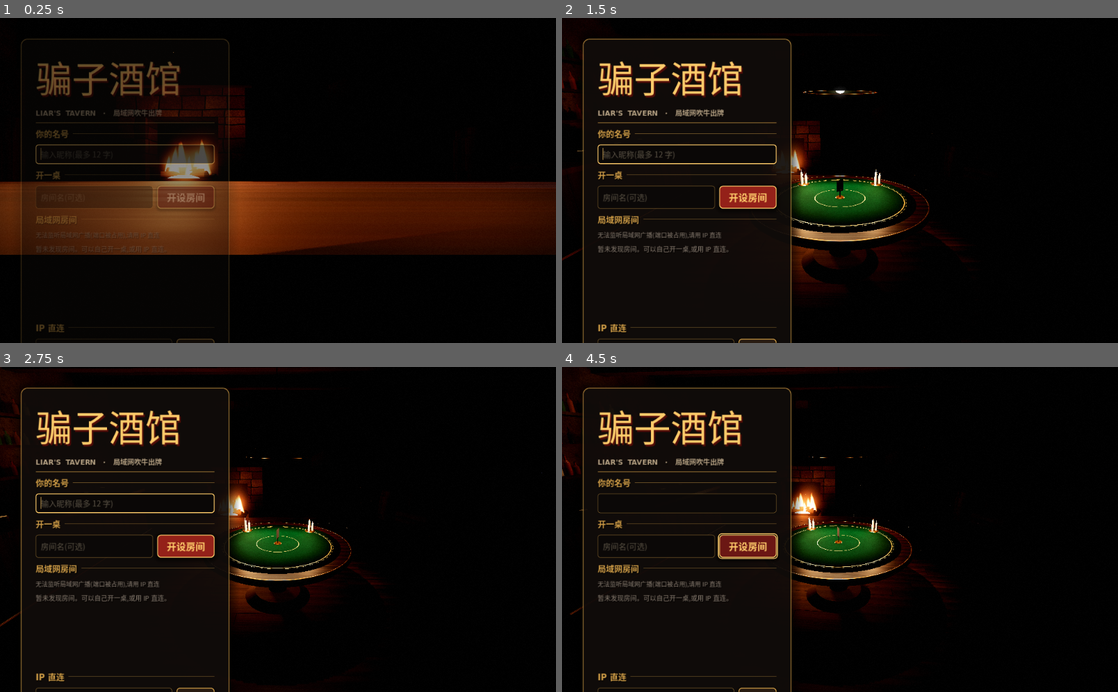
Above: before the commit, frames 1-4 (two rows, left to right).
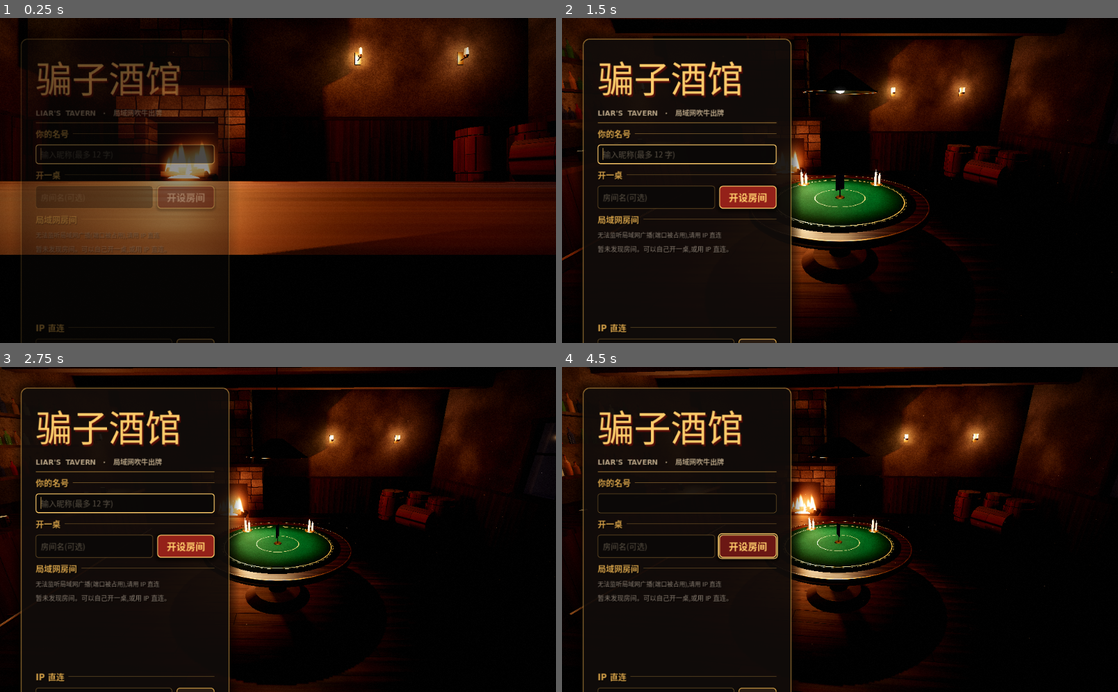
Above: after the commit, the same moments.

Repository: BoAsir/liars-tavern
Game: Godot game, scene res://src/ui/main.tscn
The game is run twice, just before and just after one commit, with the same random seed, the same clock (stepped at 60 frames per second) and the same inputs.
Inputs (mouse positions are in pixels of both pictures, inside the frame that each line leads up to):
- Up to frame 1 (0.25 s): no input
- Up to frame 2 (1.5 s): click "开设房间" at 0.5 s; click "开设房间" at 1.25 s
- Up to frame 3 (2.75 s): click "开设房间" at 2 s
- Up to frame 4 (4.5 s): tap Enter at 2.75 s; move the mouse to (962, 513) at 2.77 s; hold Shift 2.78-3.5 s; click (962, 513) at 2.92 s; tap Space at 3.02 s; drag from (728, 545) to (812, 594) at 3.52 s; move the mouse to (895, 458) at 4.27 s; tap Ctrl at 4.35 s; click (895, 458) at 4.42 s

The runs differ from the first frame. In frame 1, 20% of the frame differs, in the area x 0-100%, y 0-73%; in frame 2, 16%; in frame 3, 15%; in frame 4, 16%.

Commit message:
feat: 扑克牌放大约 1/3(牌扇/出牌区/翻牌行/立牌同步调整),房间整体提亮并新增 7 盏壁灯

Diff:
--- a/src/world/card_3d.gd
+++ b/src/world/card_3d.gd
@@ -4,8 +4,8 @@
 # 支持翻面、弧线飞行、悬停抬起、选中高亮,以及射线拾取(纯数学,无需物理体)。
 
 
-const WIDTH := 0.09
-const HEIGHT := 0.13
+const WIDTH := 0.12
+const HEIGHT := 0.1733
 const GAP := 0.0007
 const CARD_SHADER := preload("res://src/world/shaders/card.gdshader")
 
--- a/src/world/card_table.gd
+++ b/src/world/card_table.gd
@@ -12,8 +12,8 @@
 const SWEEP_FLIGHT := 0.4
 const LIFT_HOVER := 0.012
 const LIFT_SELECTED := 0.032
-const REVEAL_Z := 0.38
-const STAND_HEIGHT := 0.085
+const REVEAL_Z := 0.44
+const STAND_HEIGHT := 0.1
 const STAND_SPIN := 0.45
 # 卡牌本地系(+Y 法线, -Z 牌顶)→ 竖立面向持牌者:X→右,Y→朝向持牌者,Z→向下
 const FAN_BASIS := Basis(Vector3(1, 0, 0), Vector3(0, 0, 1), Vector3(0, -1, 0))
--- a/src/world/patron_3d.gd
+++ b/src/world/patron_3d.gd
@@ -17,8 +17,8 @@
 const HAND_CHEER := Vector3(0.32, 1.0, -0.12)
 const HAND_DEAD := Vector3(0.28, 0.0, 0.05)
 # 第三人称下自己的牌扇:举到右胸前、略放大,牌面朝向越肩镜头
-const SELF_FAN_POS := Vector3(0.33, 0.6, -0.3)
-const SELF_FAN_SCALE := 1.5
+const SELF_FAN_POS := Vector3(0.36, 0.62, -0.3)
+const SELF_FAN_SCALE := 1.4
 const SELF_GRIP_OFFSET := Vector3(0.07, -0.08, 0.02)
 const GREY := Color(0.42, 0.42, 0.42)
 
--- a/src/world/seat_layout.gd
+++ b/src/world/seat_layout.gd
@@ -6,8 +6,8 @@
 const TABLE_RADIUS := 0.95
 const TABLE_TOP := 0.78
 const SEAT_RADIUS := 1.25
-const PILE_INNER := 0.09
-const PILE_OUTER := 0.27
+const PILE_INNER := 0.13
+const PILE_OUTER := 0.31
 
 
 static func seat_angle(seat_index: int, my_index: int, count: int) -> float:
@@ -22,7 +22,7 @@
 	return direction(angle) * radius
 
 
-static func fan_slots(count: int, spread_deg := 7.0, spacing := 0.052, drop := 0.006) -> Array:
+static func fan_slots(count: int, spread_deg := 7.0, spacing := 0.068, drop := 0.008) -> Array:
 	# 返回 [{"x", "y", "rot"}]:x 横向偏移,y 纵向下沉(外侧更低),rot 为绕视线轴旋转(弧度,左正)
 	var slots := []
 	var mid := (count - 1) / 2.0
@@ -48,7 +48,7 @@
 	}
 
 
-static func reveal_slots(count: int, spacing := 0.105) -> Array:
+static func reveal_slots(count: int, spacing := 0.14) -> Array:
 	var xs := []
 	var mid := (count - 1) / 2.0
 	for i in count:
--- a/src/world/tavern.gd
+++ b/src/world/tavern.gd
@@ -13,6 +13,14 @@
 const WINDOW_Z := -0.9
 const WINDOW_SIZE := Vector2(1.3, 1.25)
 const WINDOW_BOTTOM := 1.15
+const SCONCE_HEIGHT := 2.15
+# 壁灯:[墙内表面上的位置, 朝向房间的偏航角]。补亮房间四周,避免只有牌桌一圈亮
+const SCONCES := [
+	[Vector3(-1.7, SCONCE_HEIGHT, 4.4), 0.0], [Vector3(1.7, SCONCE_HEIGHT, 4.4), 0.0],
+	[Vector3(1.4, SCONCE_HEIGHT, -4.4), PI], [Vector3(3.2, SCONCE_HEIGHT, -4.4), PI],
+	[Vector3(-4.4, SCONCE_HEIGHT, 2.0), -PI / 2.0], [Vector3(-4.4, SCONCE_HEIGHT, -3.1), -PI / 2.0],
+	[Vector3(4.4, SCONCE_HEIGHT, 1.7), PI / 2.0],
+]
 
 var camera_rig: CameraRig
 var table_root: Node3D
@@ -36,6 +44,7 @@
 	_build_bar()
 	_build_window()
 	_build_barrels()
+	_build_sconces()
 	_build_dust()
 	table_root = MeshKit.pivot(self, Vector3.ZERO, "TableRoot")
 	camera_rig = CameraRig.new()
@@ -69,10 +78,10 @@
 	environment.background_color = Color(0.008, 0.006, 0.005)
 	environment.ambient_light_source = Environment.AMBIENT_SOURCE_COLOR
 	# 暖色主光 + 冷色环境补光:避免整屏单一橘色
-	environment.ambient_light_color = Color(0.22, 0.24, 0.32)
-	environment.ambient_light_energy = 0.38
+	environment.ambient_light_color = Color(0.27, 0.26, 0.3)
+	environment.ambient_light_energy = 0.62
 	environment.tonemap_mode = Environment.TONE_MAPPER_ACES
-	environment.tonemap_exposure = 1.05
+	environment.tonemap_exposure = 1.32
 	environment.tonemap_white = 6.0
 	environment.glow_enabled = true
 	environment.glow_intensity = 0.85
@@ -190,7 +199,7 @@
 	spot.position = Vector3(0, shade_y - 0.05, 0)
 	spot.rotation_degrees = Vector3(-90, 0, 0)
 	spot.light_color = Color(1.0, 0.84, 0.66)
-	spot.light_energy = 3.6
+	spot.light_energy = 4.4
 	spot.spot_range = 3.4
 	spot.spot_angle = 52.0
 	spot.spot_angle_attenuation = 0.7
@@ -201,8 +210,8 @@
 	var fill := OmniLight3D.new()
 	fill.position = Vector3(0, shade_y + 0.05, 0)
 	fill.light_color = Color(1.0, 0.72, 0.45)
-	fill.light_energy = 0.7
-	fill.omni_range = 5.0
+	fill.light_energy = 1.2
+	fill.omni_range = 7.0
 	fill.light_volumetric_fog_energy = 0.3
 	_lamp_pivot.add_child(fill)
 	_flickers.append({"light": spot, "base": spot.light_energy, "speed": 0.7, "depth": 0.04, "seed": 3.0})
@@ -232,8 +241,8 @@
 	var light := OmniLight3D.new()
 	light.position = offset + Vector3(0, flame_y + 0.02, 0)
 	light.light_color = Color(1.0, 0.74, 0.48)
-	light.light_energy = 0.3
-	light.omni_range = 1.9
+	light.light_energy = 0.42
+	light.omni_range = 2.2
 	light.light_volumetric_fog_energy = 0.4
 	parent.add_child(light)
 	_flickers.append({"light": light, "base": light.light_energy, "speed": 6.0, "depth": 0.35, "seed": seed * 13.0})
@@ -264,8 +273,8 @@
 	var light := OmniLight3D.new()
 	light.position = Vector3(0, 0.5, 0.75)
 	light.light_color = Color(1.0, 0.56, 0.3)
-	light.light_energy = 2.2
-	light.omni_range = 6.5
+	light.light_energy = 2.7
+	light.omni_range = 7.0
 	light.shadow_enabled = true
 	light.light_volumetric_fog_energy = 0.6
 	fp.add_child(light)
@@ -302,8 +311,8 @@
 	var light := OmniLight3D.new()
 	light.position = Vector3(0.9, 2.5, 0)
 	light.light_color = Color(1.0, 0.7, 0.4)
-	light.light_energy = 0.9
-	light.omni_range = 3.2
+	light.light_energy = 1.4
+	light.omni_range = 3.8
 	bar.add_child(light)
 
 
@@ -372,6 +381,34 @@
 		Vector3(3.4, 0.27, -3.0), Vector3(90, 30, 0))
 
 
+# —— 壁灯 ——
+
+func _build_sconces() -> void:
+	for i in SCONCES.size():
+		_sconce(SCONCES[i][0], SCONCES[i][1], 60.0 + i)
+
+
+func _sconce(wall_point: Vector3, yaw: float, seed: float) -> void:
+	# 本地 -Z 指向房间内:黄铜底板 + 弯臂 + 玻璃灯罩里的一簇火苗
+	var root := MeshKit.pivot(self, wall_point, "Sconce")
+	root.rotation.y = yaw
+	MeshKit.add(root, MeshKit.box(Vector3(0.1, 0.22, 0.02)), WorldMaterials.brass(), Vector3(0, 0, -0.01))
+	MeshKit.add(root, MeshKit.cylinder(0.008, 0.008, 0.14, 8), WorldMaterials.brass(), Vector3(0, -0.04, -0.08),
+		Vector3(90, 0, 0))
+	MeshKit.add(root, MeshKit.cylinder(0.04, 0.022, 0.035, 16), WorldMaterials.brass(), Vector3(0, -0.03, -0.15))
+	MeshKit.add(root, MeshKit.cylinder(0.032, 0.036, 0.12, 16), WorldMaterials.glass(Color(1.0, 0.92, 0.8)),
+		Vector3(0, 0.045, -0.15))
+	MeshKit.add(root, MeshKit.quad(Vector2(0.035, 0.07)), WorldMaterials.flame(3.5, seed), Vector3(0, 0.03, -0.15))
+	var light := OmniLight3D.new()
+	light.position = Vector3(0, 0.05, -0.2)
+	light.light_color = Color(1.0, 0.74, 0.48)
+	light.light_energy = 1.0
+	light.omni_range = 4.6
+	light.light_volumetric_fog_energy = 0.5
+	root.add_child(light)
+	_flickers.append({"light": light, "base": light.light_energy, "speed": 4.0, "depth": 0.12, "seed": seed})
+
+
 # —— 浮尘 ——
 
 func _build_dust() -> void:
